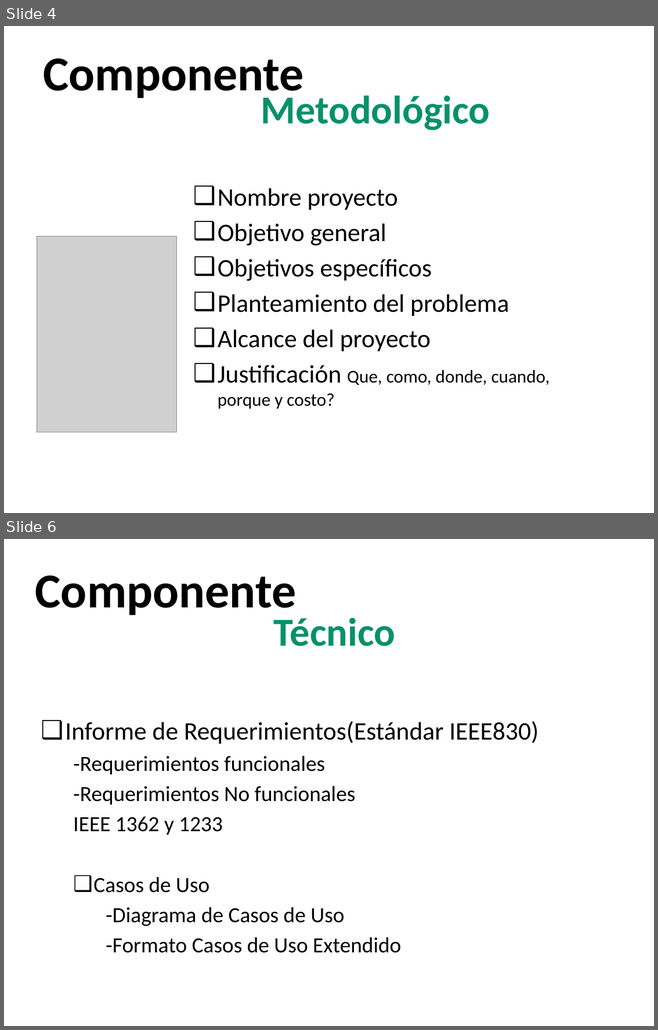
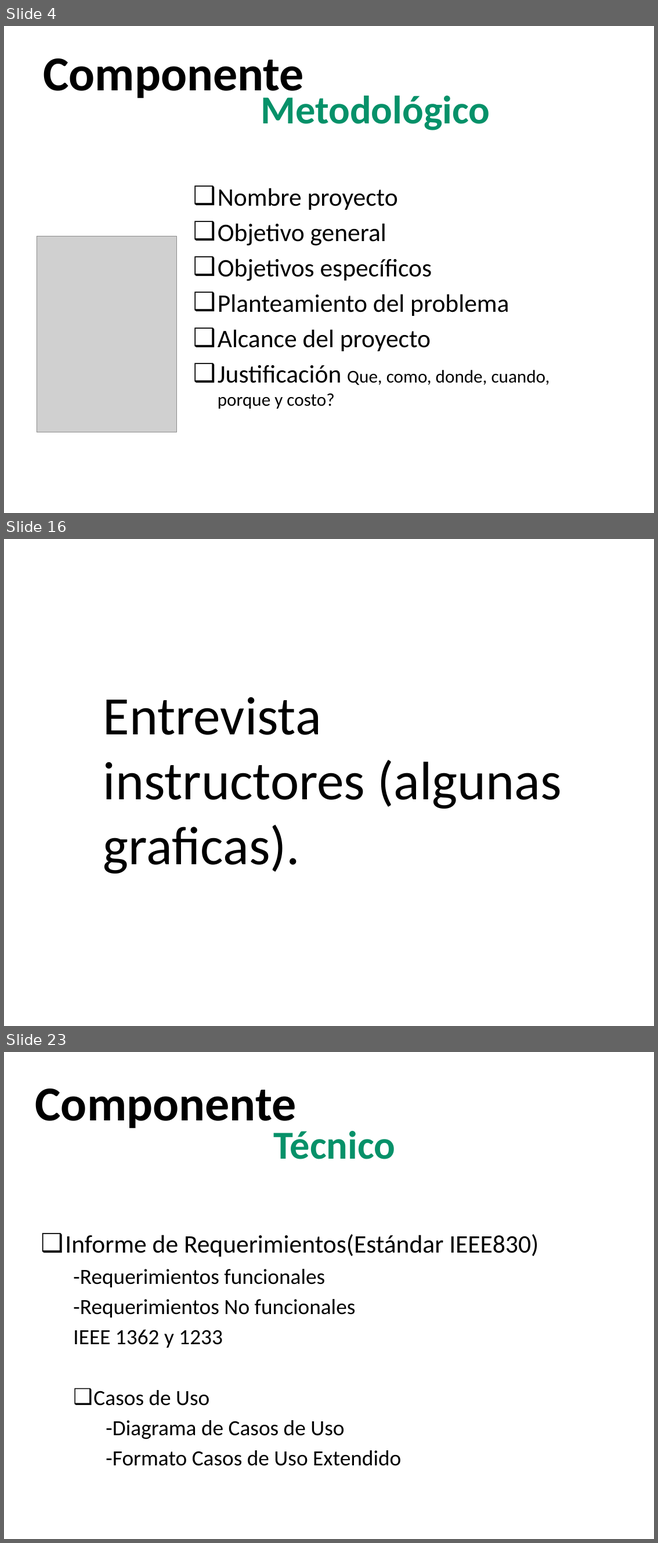
Before and after one commit to Qrlean/Proyecto, a slide deck: presentacionProyecto.pptx. Shown one above the other, each under a label of ours: slides 4 and 6 before the commit, slides 4, 16 and 23 after it; the slides between them are not shown. The pictures are 658x1030 and 658x1543 pixels, drawn with LibreOffice and Linux fonts; fonts in the diff are those of the drawing; grey boxes stand for pictures; background and template pictures are left out. Boxes give left, top, right and bottom in pixels: in the first picture for what was removed or moved away, otherwise in the second. Text is boxed around its words. In the diff, an @@ line names an element or a change of style, - is before the commit and + after.

```diff
--- a/presentacionProyecto.pptx
+++ b/presentacionProyecto.pptx
@@ slide 16 added at (4,539,654,1026), background #FFFFFF @@
@@ text added at (103,697,561,874), 60 pt, text #000000 @@
+Entrevista instructores (algunas graficas).
@@ what was slide 6 is now slide 23 @@
```
Also in this commit, not shown: 1 slide changed, 16 other slides added, 3 other files.
